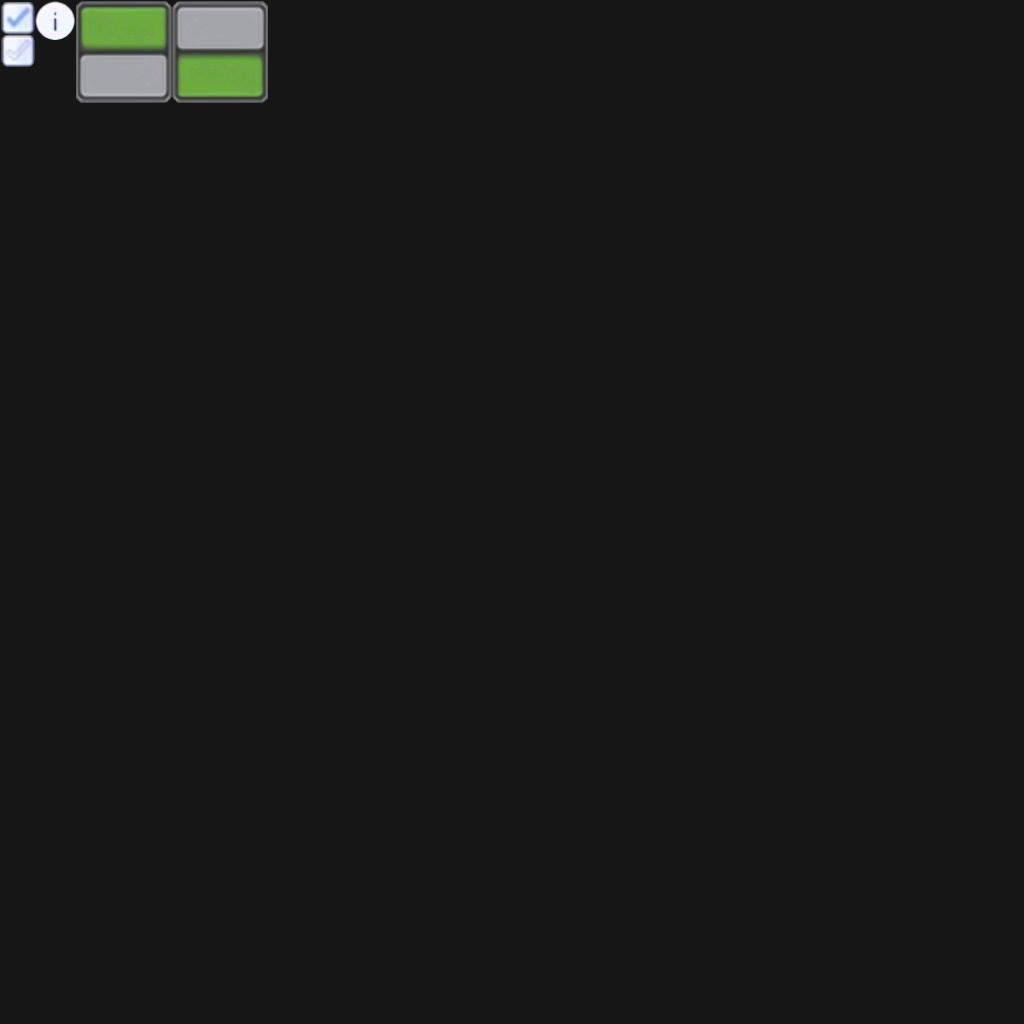
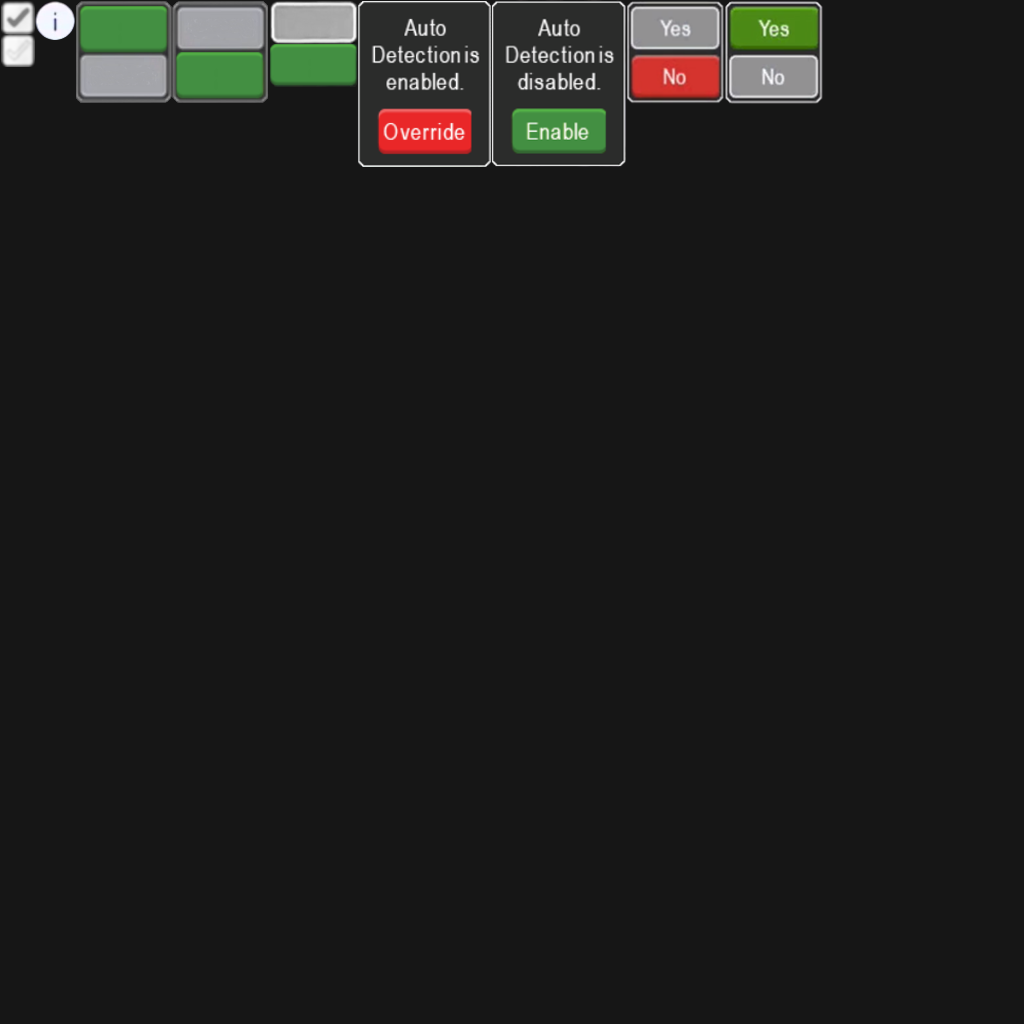
Layers edited between the first and the second w=1024, h=1024 image:
added layer "Pasted Layer #15" above "Pasted Layer #14" over [270, 44, 358, 87]
added layer "Pasted Layer #14" above "Pasted Layer #13" over [176, 52, 263, 99]
added layer "Pasted Layer #13" above "Pasted Layer #12" over [80, 6, 167, 53]
added layer "Pasted Layer #12" above "Pasted Layer #11" over [491, 1, 626, 167]
added layer "Pasted Layer #11" above "Pasted Layer #10" over [358, 1, 491, 167]
added layer "Pasted Layer #10" above "Pasted Layer #9" over [725, 1, 823, 104]
added layer "Pasted Layer #9" above "Pasted Layer #7" over [627, 1, 724, 104]
added layer "Pasted Layer #7" above "Pasted Layer #8" over [492, 0, 626, 167]
added layer "Pasted Layer #8" above "Pasted Layer #4" over [357, 1, 491, 167]
added layer "Pasted Layer #4" above "Pasted Layer #3" over [270, 44, 357, 87]
added layer "Pasted Layer #3" above "Pasted Layer #6" over [270, 1, 358, 44]
painted on "Pasted Layer #1" over [1, 34, 35, 67]
painted on "Pasted Layer" over [1, 1, 35, 34]
